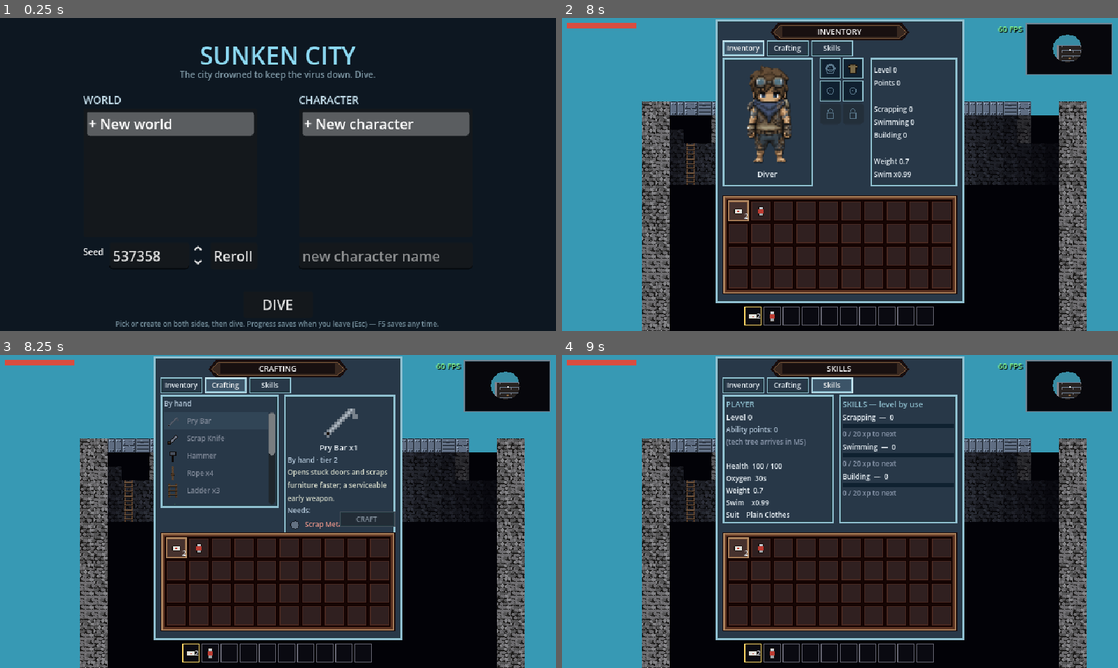
Above: before the commit, frames 1-4 (two rows, left to right).
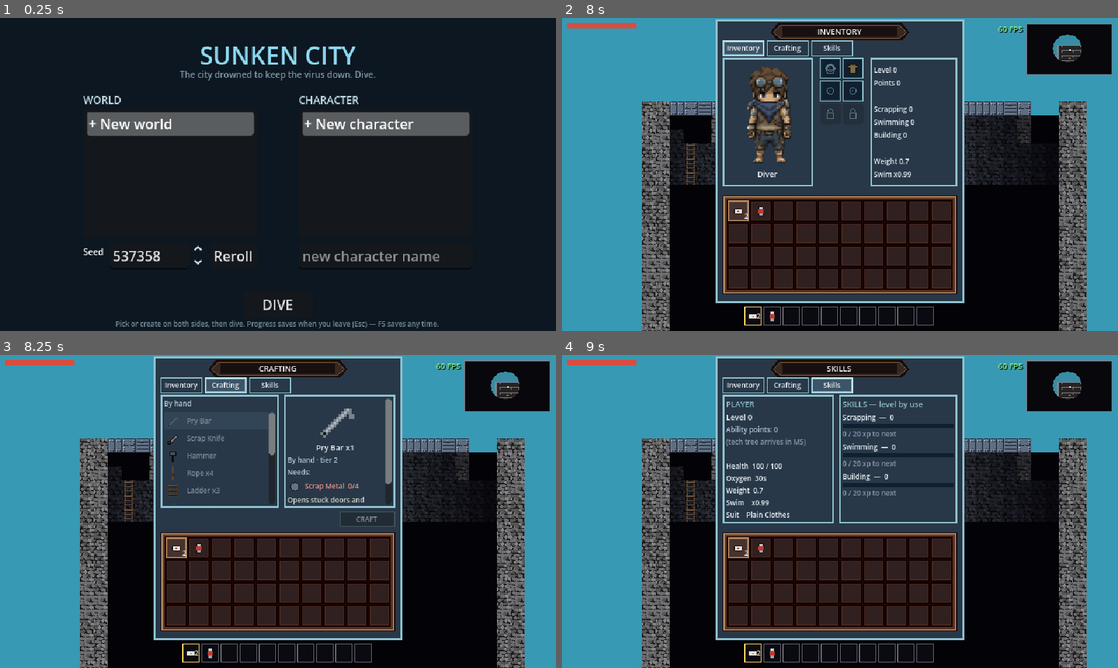
Above: after the commit, the same moments.

Repository: wilbur6689/SunkenCity
Game: Godot game, scene res://scenes/ui/title.tscn
The game is run twice, just before and just after one commit, with the same random seed, the same clock (stepped at 60 frames per second) and the same inputs. Sound files missing from this copy of the repository are replaced by a short silence.
Inputs (mouse positions are in pixels of both pictures, inside the frame that each line leads up to):
- Up to frame 1 (0.25 s): no input
- Up to frame 2 (8 s): click (945, 255) at 0.52 s; type "Alex" at 0.6 s; click "Reroll" at 1.25 s; click "DIVE" at 2 s; tap Enter at 2.75 s; move the mouse to (962, 158) at 2.77 s; press the mouse at (962, 158) at 2.78 s; hold D (move_right) 2.78-3.5 s; tap Space (jump) at 3.02, 5.75, 6.02 s; release the mouse at (962, 158) at 3.5 s; drag from (728, 190) to (812, 237) at 3.52 s; move the mouse to (895, 105) at 4.27 s; press the mouse at (895, 105) at 4.28 s; hold A (move_left) 4.28-5 s; tap Q (drop) at 4.35 s; release the mouse at (895, 105) at 5 s; drag from (812, 237) to (673, 127) at 5.02 s; move the mouse to (1006, 221) at 5.77 s; hold D (move_right) 5.78-6.5 s; hold Shift (sprint) 5.78-6.5 s; click (1006, 221) at 6.05 s; tap Tab (inventory) at 6.4 s; drag from (673, 127) to (756, 96) at 6.52 s; click "Inventory" at 7.25 s
- Up to frame 3 (8.25 s): click "Crafting" at 8 s
- Up to frame 4 (9 s): click "Skills" at 8.75 s

Frames 1-2 are identical in both runs. In frame 3, 1.5% of the frame differs, in the area x 51-72%, y 13-57%; in frame 4, nothing differs.

Commit message:
Crafting detail pane scrolls; description moves below the requirements
The recipe detail didn't fit 130px once descriptions landed — it now
lives in a ScrollContainer, ordered picture / title / station / Needs
(the important part) with the commonly-used-for description last.

Co-Authored-By: Claude Fable 5 <noreply@anthropic.com>
Claude-Session: https://claude.ai/code/session_01GxDZSizaHKPW71DMqToXjC

Diff:
--- a/scripts/ui/inventory_ui.gd
+++ b/scripts/ui/inventory_ui.gd
@@ -264,9 +264,17 @@
 
 	var dp := _panel(Vector2(327, 46), Vector2(128, 130), UITheme.steel_panel())
 	s.add_child(dp)
+	# The detail pane scrolls: long ingredient lists + the description
+	# don't fit 130px (user request).
+	var dscroll := ScrollContainer.new()
+	dscroll.horizontal_scroll_mode = ScrollContainer.SCROLL_MODE_DISABLED
+	dscroll.size_flags_vertical = Control.SIZE_EXPAND_FILL
+	dscroll.size_flags_horizontal = Control.SIZE_EXPAND_FILL
+	dp.add_child(dscroll)
 	detail_box = VBoxContainer.new()
 	detail_box.add_theme_constant_override("separation", 2)
-	dp.add_child(detail_box)
+	detail_box.size_flags_horizontal = Control.SIZE_EXPAND_FILL
+	dscroll.add_child(detail_box)
 
 	craft_button = Button.new()
 	craft_button.text = "CRAFT"
@@ -559,11 +567,6 @@
 	detail_box.add_child(title)
 	var st_name: String = "By hand" if r.station == "hand" else (Data.objects[r.station].name if Data.objects.has(r.station) else r.station)
 	detail_box.add_child(UITheme.label("%s · tier %d" % [st_name, int(r.tier)], 8, Color(0.7, 0.78, 0.85)))
-	var desc := Data.item_desc(r.output.item)
-	if desc != "": # what the item is commonly used for (user request)
-		var dl := UITheme.label(desc, 8, Color(0.82, 0.84, 0.78))
-		dl.autowrap_mode = TextServer.AUTOWRAP_WORD_SMART
-		detail_box.add_child(dl)
 	detail_box.add_child(UITheme.label("Needs:", 8, Color(0.7, 0.78, 0.85)))
 	for inp in r.inputs:
 		var have: int = player.inventory.count(inp.item)
@@ -577,6 +580,13 @@
 		row.add_child(UITheme.label("%s  %d/%d" % [Data.item_name(inp.item), have, int(inp.count)], 8,
 			Color(0.75, 0.95, 0.75) if ok else Color(0.95, 0.6, 0.55)))
 		detail_box.add_child(row)
+	# Description last (user request): the requirements are what matters.
+	var desc := Data.item_desc(r.output.item)
+	if desc != "":
+		var dl := UITheme.label(desc, 8, Color(0.82, 0.84, 0.78))
+		dl.autowrap_mode = TextServer.AUTOWRAP_WORD_SMART
+		dl.size_flags_horizontal = Control.SIZE_EXPAND_FILL
+		detail_box.add_child(dl)
 	craft_button.disabled = not player.can_craft(r)
 
 # --- Actions ---
